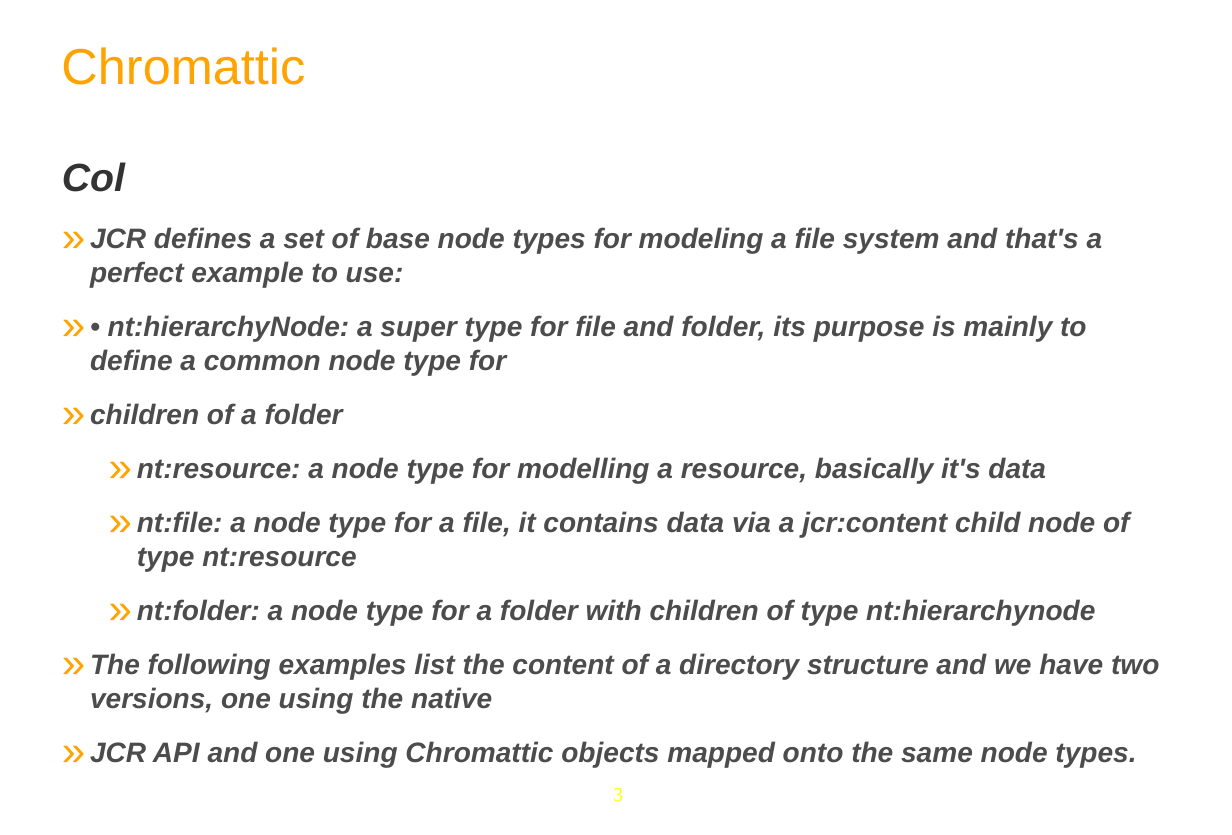
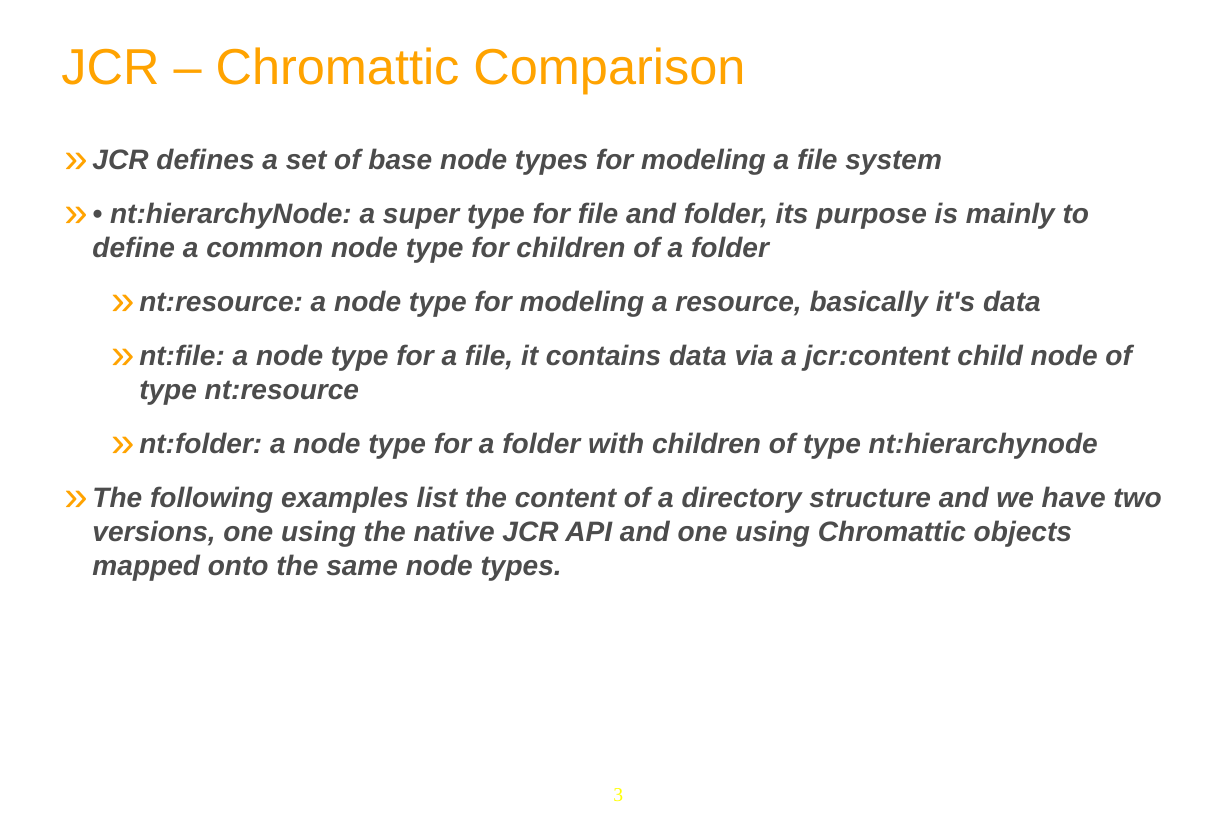
Before and after one commit to anhvurz90/training, a slide deck: slide 3 of slides/exo-developer/en/370-Chromattic-XDev-en.pptx. Drawn at 1232x835 pixels with LibreOffice and Linux fonts; fonts in the diff are those of the drawing; background and template pictures are left out. Boxes give left, top, right and bottom in pixels: in the first picture for what was removed or moved away, otherwise in the second. Text is boxed around its words. In the diff, an @@ line names an element or a change of style, - is before the commit and + after.

```diff
--- a/slides/exo-developer/en/370-Chromattic-XDev-en.pptx
+++ b/slides/exo-developer/en/370-Chromattic-XDev-en.pptx
@@ text at box(61, 47, 745, 93): text changed @@
-Chromattic
+JCR – Chromattic Comparison
@@ text "JCR defines a set of ...": place and size @@
-text "JCR defines a set of ..." at box(62, 162, 1159, 767)
+text "JCR defines a set of ..." at box(92, 148, 1161, 580)
@@ text at box(92, 148, 1089, 316): text changed @@
-Col
-» JCR defines a set of base node types for modeling a file system and that's a perfect example to use:
-» • nt:hierarchyNode: a super type for file and folder, its purpose is mainly to define a common node type for
-» children of a folder
-  » nt:resource: a node type for modelling a resource, basically it's data
+» JCR defines a set of base node types for modeling a file system
+» • nt:hierarchyNode: a super type for file and folder, its purpose is mainly to define a common node type for children of a folder
+  » nt:resource: a node type for modeling a resource, basically it's data
@@ text at box(92, 486, 1161, 580): text changed @@
-» The following examples list the content of a directory structure and we have two versions, one using the native
-» JCR API and one using Chromattic objects mapped onto the same node types.
+» The following examples list the content of a directory structure and we have two versions, one using the native JCR API and one using Chromattic objects mapped onto the same node types.
```
Also in this commit, not shown: 1 other slide changed, 6 slides added.
